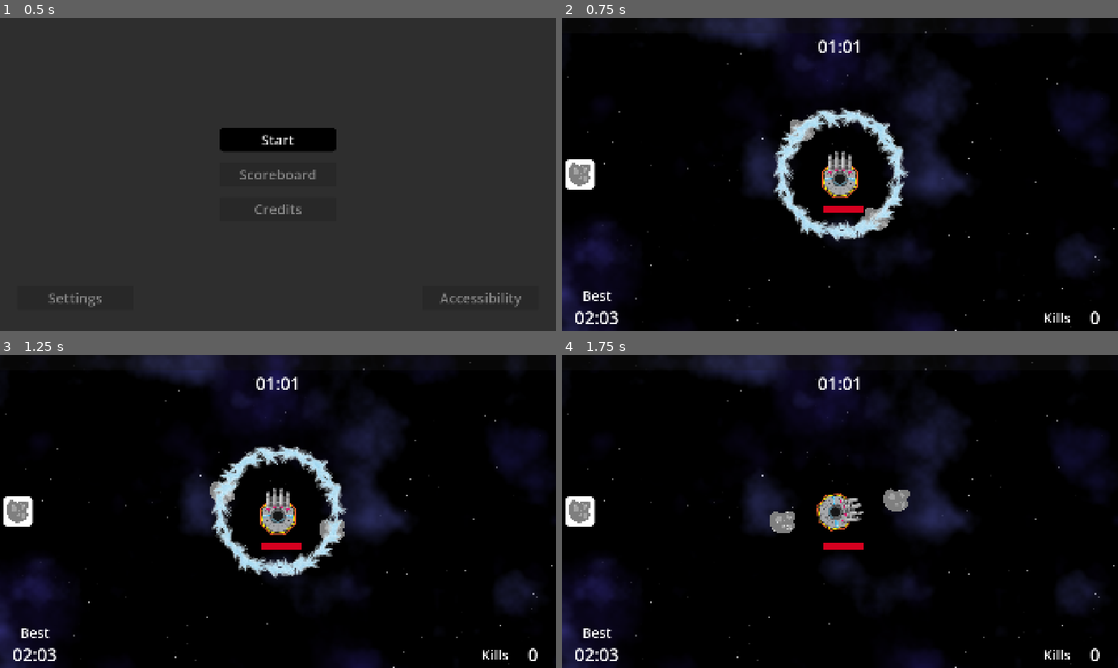
Above: before the commit, frames 1-4 (two rows, left to right).
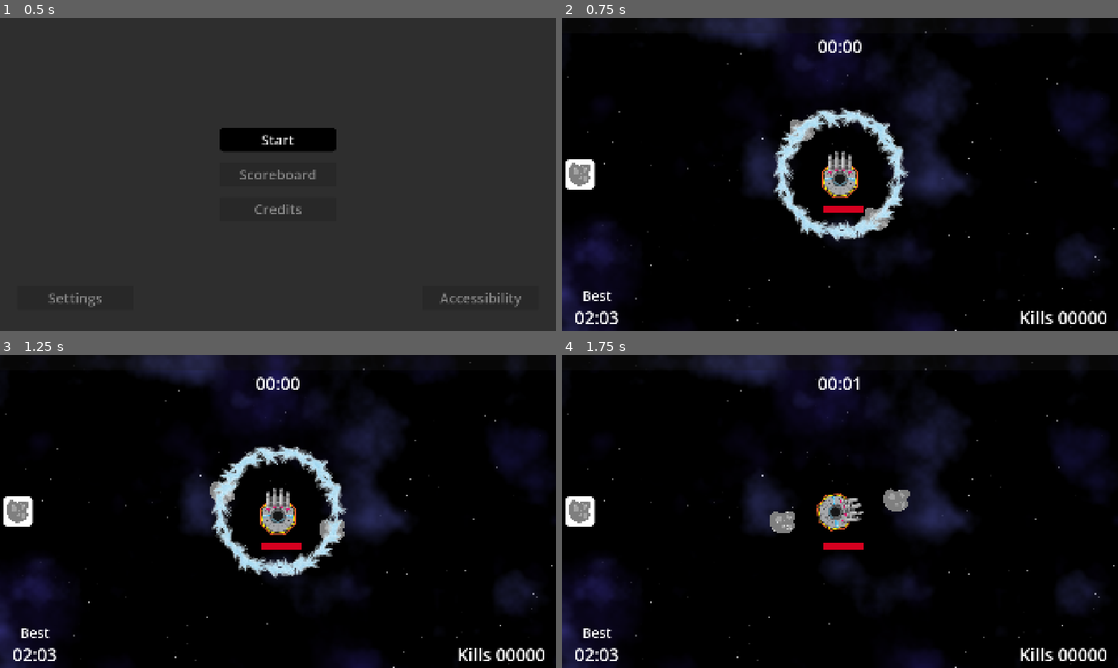
Above: after the commit, the same moments.

Repository: two-sticks-and-a-rock/space-arcade
Game: Godot game, scene res://scenes/ui/main_menu.tscn
Two runs of this game, one before a commit and one after it. Both use one fixed random seed, a clock stepped at 60 frames per second and the inputs below.
Inputs (mouse positions are in pixels of both pictures, inside the frame that each line leads up to):
- Up to frame 1 (0.5 s): no input
- Up to frame 2 (0.75 s): click "Start" at 0.5 s
- Up to frame 3 (1.25 s): no input
- Up to frame 4 (1.75 s): move the mouse to (962, 495) at 1.27 s; press the mouse at (962, 495) at 1.28 s

Frame 1 is identical in both runs. In frame 2, 0.5% of the frame differs, in the area x 47-98%, y 6-98%; in frame 3, 0.5%; in frame 4, 0.5%.

Commit message:
kills and time display

Diff:
--- a/scenes/player/hud.gd
+++ b/scenes/player/hud.gd
@@ -1,16 +1,51 @@
 extends CanvasLayer
 
 @onready var kills_value : Label = $HSplitContainer/HBoxContainer/KillsValue
-var total_kills = 0
+var total_kills : int = 0
+var displayed_zeros : int = 5
+
+@onready var run_time_value : Label = $RunTime
+var run_time : float = 0.0
+
+func init_kills_text() -> String:
+	var zeros = ""
+	for i in displayed_zeros:
+		zeros += "0"
+	return zeros
 
 func _ready():
-	kills_value.text = str(total_kills)
+	kills_value.text = init_kills_text()
 	EventBus.game_over.connect(_on_game_over)
 	EventBus.enemy_death.connect(_on_enemy_death)
 
 func _on_game_over(_game_over_data: EventBus.GameOverData):
 	visible = false
 
+func get_kills_with_leading_zeros(kills: int) -> String:
+	var kills_copy = kills
+	var num_nonzeros : int = 0
+	while kills_copy > 0:
+		num_nonzeros += 1
+		kills_copy /= 10
+
+	var prepend_zeros = str(kills)
+	while num_nonzeros < displayed_zeros:
+		num_nonzeros += 1
+		prepend_zeros = "0" + prepend_zeros
+
+	return prepend_zeros
+
 func _on_enemy_death():
 	total_kills += 1
-	kills_value.text = str(total_kills)
+	kills_value.text = get_kills_with_leading_zeros(total_kills)
+
+func float_to_displayed_time(timer_time : float) -> String:
+	var minutes : int = int(timer_time / 60.0)
+	var seconds : int = int(timer_time) % 60
+	var minutes_with_leading_zeros = str(minutes) if minutes > 10 else "0"+str(minutes)
+	var seconds_with_leading_zeros = str(seconds) if seconds > 10 else "0"+str(seconds)
+	return minutes_with_leading_zeros + ":" + seconds_with_leading_zeros
+
+func _physics_process(delta):
+	run_time += delta
+	run_time_value.text = float_to_displayed_time(run_time)
--- a/scenes/player/player.gd
+++ b/scenes/player/player.gd
@@ -8,9 +8,9 @@
 @onready var magnet_collider : CollisionShape2D = $XpMagnet/CollisionShape2D
 @onready var sprite : Sprite2D = $Sprite2D
 
-@onready var kills_value : Label = $Hud/HSplitContainer/HBoxContainer/KillsValue
+@onready var hud : CanvasLayer = $Hud
 
-var max_hp : int = 25
+var max_hp : int = 500
 var curr_hp : int = max_hp
 var magnet_radius : int = 150
 
@@ -31,8 +31,12 @@
 	xp_bar.gain_xp(xp)
 
 func handle_game_over():
-	var kills_value_int = int(kills_value.text) if kills_value.text.is_valid_int() else 0
-	EventBus.game_over.emit(EventBus.GameOverData.new(kills_value_int))
+	EventBus.game_over.emit(EventBus.GameOverData.new(
+		hud.total_kills,
+		hud.kills_value.text,
+		hud.run_time,
+		hud.run_time_value.text,
+	))
 
 func _physics_process(_delta):
 	sprite.look_at(-1*get_global_mouse_position())
--- a/scenes/player/player.tscn
+++ b/scenes/player/player.tscn
@@ -78,7 +78,7 @@
 max_value = 1920.0
 value = 1920.0
 
-[node name="PlayTimeDisplayed" type="Label" parent="Hud" unique_id=1379446046]
+[node name="RunTime" type="Label" parent="Hud" unique_id=1379446046]
 offset_top = 57.0
 offset_right = 1920.0
 offset_bottom = 140.0
@@ -128,6 +128,9 @@
 layout_mode = 2
 size_flags_horizontal = 8
 size_flags_vertical = 8
+offset_transform_enabled = true
+offset_transform_position = Vector2(-36, 0)
+theme = ExtResource("8_qek5x")
 alignment = 1
 
 [node name="KillsLabel" type="Label" parent="Hud/HSplitContainer/HBoxContainer" unique_id=398882436]
@@ -135,9 +138,8 @@
 custom_maximum_size = Vector2(100, -1)
 layout_mode = 2
 theme = ExtResource("8_qek5x")
-theme_override_font_sizes/font_size = 48
 text = "Kills"
-horizontal_alignment = 2
+horizontal_alignment = 1
 vertical_alignment = 1
 
 [node name="KillsValue" type="Label" parent="Hud/HSplitContainer/HBoxContainer" unique_id=1480804138]
@@ -145,7 +147,7 @@
 custom_maximum_size = Vector2(240, -1)
 layout_mode = 2
 theme = ExtResource("8_qek5x")
-text = "0"
+text = "00000"
 horizontal_alignment = 1
 vertical_alignment = 1
 
--- a/scenes/ui/EVENT_BUS.gd
+++ b/scenes/ui/EVENT_BUS.gd
@@ -6,9 +6,22 @@
 
 class GameOverData:
     var kills: int = 0
+    var kills_display: String = "0"
 
-    func _init(kills_value: int):
+    var time: float = 0.0
+    var time_display: String = "00:00"
+
+    func _init(
+        kills_value: int,
+        kills_text: String,
+        run_time: float,
+        time_text: String,
+    ):
         kills = kills_value
+        kills_display = kills_text
+
+        time = run_time
+        time_display = time_text
 
 
 signal game_over(game_over_data: GameOverData)
--- a/scenes/ui/game_over.gd
+++ b/scenes/ui/game_over.gd
@@ -1,6 +1,7 @@
 extends CanvasLayer
 
 @onready var kills_value : Label = $PanelContainer/VBoxContainer/KillsValue
+@onready var run_time_value : Label = $HSplitContainer/RunTime
 
 func _ready():
 	EventBus.restart_game.connect(_on_restart)
@@ -13,7 +14,8 @@
 	get_tree().paused = false
 
 func _on_player_game_over(game_over_data: EventBus.GameOverData):
-	kills_value.text = "Kills: " + str(game_over_data.kills)
+	kills_value.text = "Kills: " + game_over_data.kills_display
+	run_time_value.text = "Time: " + game_over_data.time_display
 	get_tree().paused = true
 	visible = true
 
--- a/scenes/ui/game_over.tscn
+++ b/scenes/ui/game_over.tscn
@@ -72,7 +72,7 @@
 offset_transform_position = Vector2(0, -72)
 offset_transform_visual_only = false
 
-[node name="CurrentTime" type="Label" parent="HSplitContainer" unique_id=258549648]
+[node name="RunTime" type="Label" parent="HSplitContainer" unique_id=258549648]
 custom_minimum_size = Vector2(400, 84)
 custom_maximum_size = Vector2(400, -1)
 layout_mode = 2
